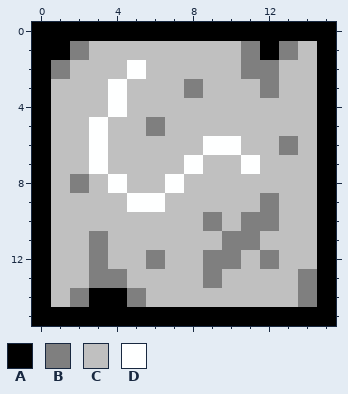
Pixel-art file: art/sprite_tiles/map.aseprite. Above, as it was before the edit.
16x16 pixels, 1 frame. Colours within 5 levels of each other are drawn and written as one.
Palette (. is transparent): A #000000  B #7f7f7f  C #c0c0c0  D #feffff
Pixels before, first column x 0:
 0 AAAAAAAAAAAAAAAA
 1 AABCCCCCCCCBABCA
 2 ABCCCDCCCCCBBCCA
 3 ACCCDCCCBCCCBCCA
 4 ACCCDCCCCCCCCCCA
 5 ACCDCCBCCCCCCCCA
 6 ACCDCCCCCDDCCBCA
 7 ACCDCCCCDCCDCCCA
 8 ACBCDCCDCCCCCCCA
 9 ACCCCDDCCCCCBCCA
10 ACCCCCCCCBCBBCCA
11 ACCBCCCCCCBBCCCA
12 ACCBCCBCCBBCBCCA
13 ACCBBCCCCBCCCCBA
14 ACBAABCCCCCCCCBA
15 AAAAAAAAAAAAAAAA
And afterwards:
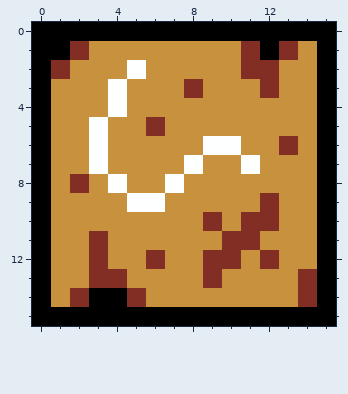
The edit:
colour B: #7f7f7f -> #822e24
colour C: #c0c0c0 -> #c8913e
Where, in picture pixels (left, top, right, bottom), the same in both pictures:
changed: (51, 41, 317, 307)
